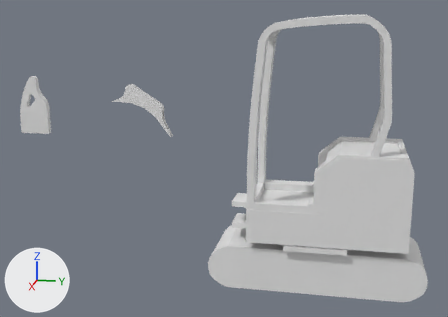
Renders of the Blender file static/models/excavator/CAT302.blend from each side of a commit.
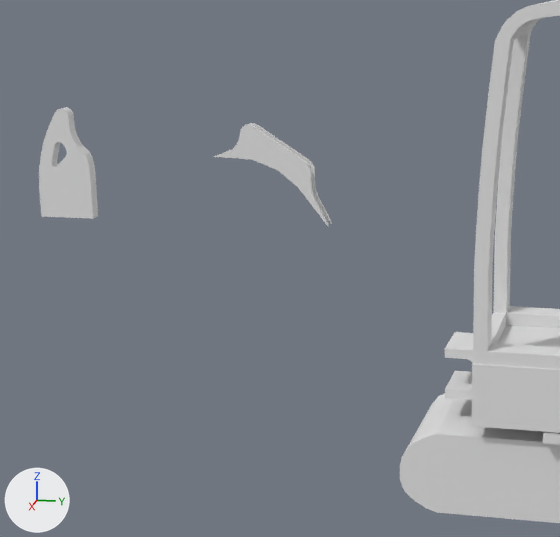
Each version is shown whole from a 50 mm camera at (14.02, 3.03, 3.31) aimed at (0.01, 0.22, -0.19), then close up on the part from 0% to 65% of the width and 6% to 95% of the height. The lights are fixed; the arrows at lower left show +X, +Y and +Z. The last two pictures show the newer version.

In view in the first close-up: 'Boom_Fin', 'CabinFrame', 'Chassis', 'Stick', 'Treads'.
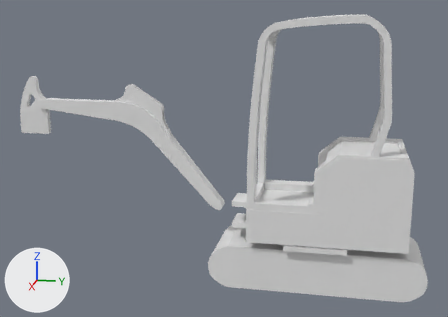
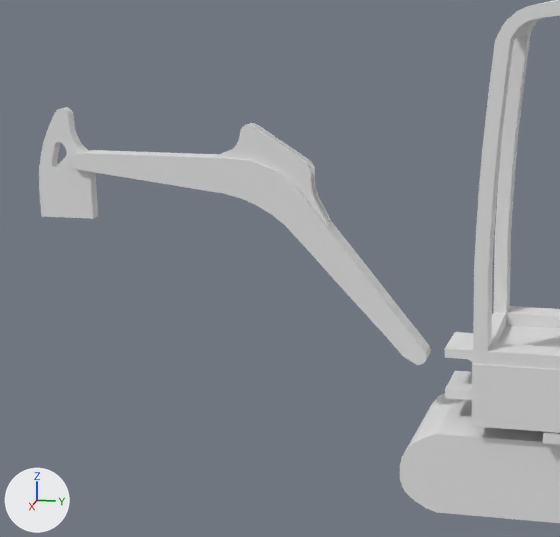
Edits to the bpy script that builds the scene:
```text
Change ob_boom:
    remove ob_boom.hide_set(True)
```

Boxes (x1, y1, x2, y2) around the edits, measured in the close-ups (560 x 537 px):
'Boom', shown: after (71, 150, 431, 365)
